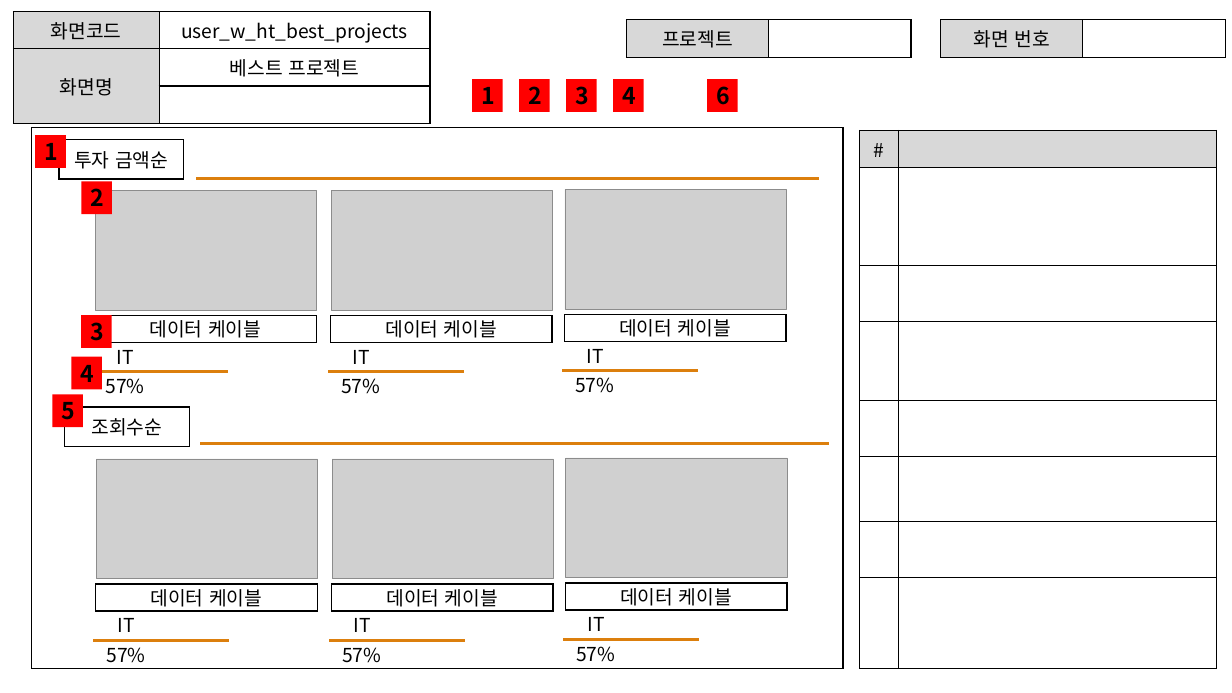
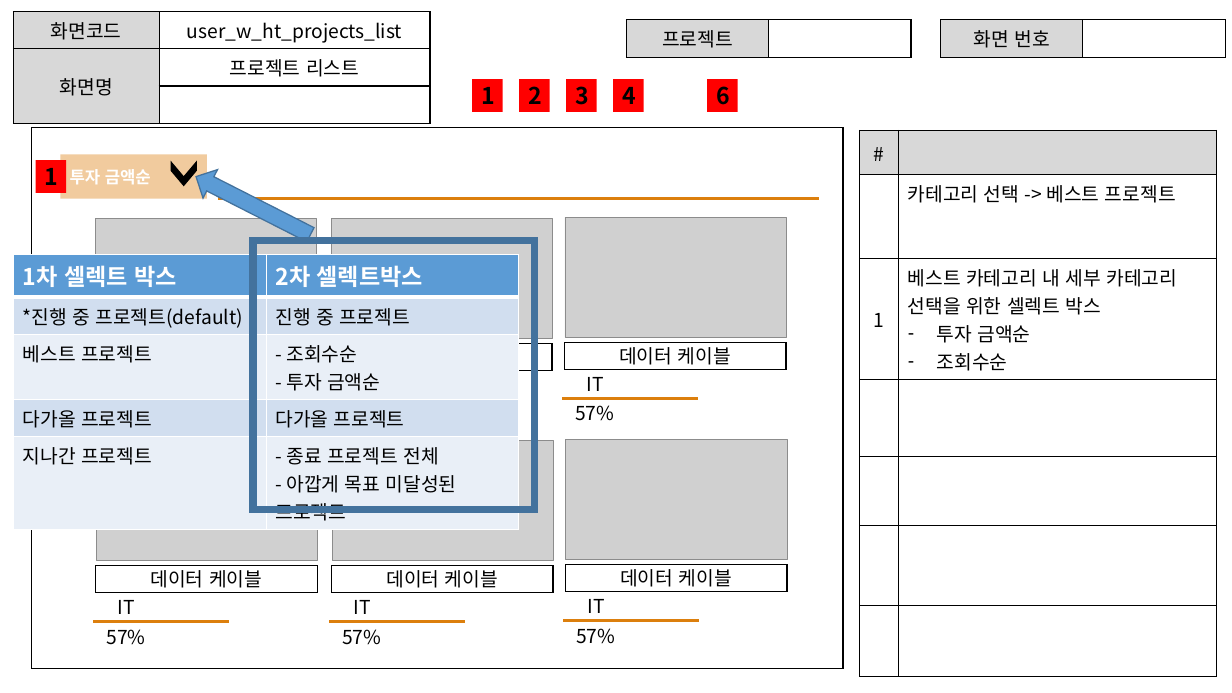
Before and after one commit to ezenteam2/EzenCrowdFunding, a slide deck: slide 6 of project03 화면설계서/project03 - 화면 설계서 - 현태.pptx (slide 10 before the commit). Drawn at 1232x693 pixels with LibreOffice and Linux fonts; fonts in the diff are those of the drawing; grey boxes stand for pictures. Boxes give left, top, right and bottom in pixels: in the first picture for what was removed or moved away, otherwise in the second. Text is boxed around its words. In the diff, an @@ line names an element or a change of style, - is before the commit and + after.

```diff
--- a/project03 화면설계서/project03 - 화면 설계서 - 현태.pptx
+++ b/project03 화면설계서/project03 - 화면 설계서 - 현태.pptx
@@ table at (x1=13, y1=12, x2=430, y2=109) @@
-row 1, column 2: user_w_ht_best_projects
+row 1, column 2: user_w_ht_projects_list
-row 2, column 2: 베스트 프로젝트
+row 2, column 2: 프로젝트 리스트
@@ table at (x1=860, y1=130, x2=1217, y2=668) @@
+row 2:  | 카테고리 선택 -> 베스트 프로젝트
+row 3: 1 | 베스트 카테고리 내 세부 카테고리 선택을 위한 셀렉트 박스 / 투자 금액순 / 조회수순
-row 6:  | 
-row 7:  | 
-row 8:  | 
@@ rectangle "투자 금액순" resized from (x1=59, y1=140, x2=184, y2=179) to (x1=60, y1=154, x2=206, y2=199) @@
@@ rectangle "투자 금액순" at (x1=60, y1=154, x2=206, y2=199): size 15 to 13 pt, text colour #000000 to #FFFFFF, bold on; alignment centre to left; fill #FFFFFF to #DC7F0D at 40% opacity; outline #000000 1 pt to none @@
@@ chevron added at (x1=171, y1=163, x2=196, y2=186), fill #000000, outline #000000 1 pt @@
@@ down arrow added at (x1=189, y1=162, x2=318, y2=249), fill #5B9BD5, outline #43739E 1 pt @@
@@ line moved from (196, 178) - (820, 178) to (218, 199) - (820, 199) @@
@@ table added at (x1=14, y1=254, x2=518, y2=525), 5 rows, 2 columns @@
+1차 셀렉트 박스 | 2차 셀렉트박스
+*진행 중 프로젝트(default) | 진행 중 프로젝트
+베스트 프로젝트 | - 조회수순 / - 투자 금액순
+다가올 프로젝트 | 다가올 프로젝트
+지나간 프로젝트 | - 종료 프로젝트 전체 / - 아깝게 목표 미달성된 프로젝트
@@ rectangle added at (x1=253, y1=240, x2=534, y2=509), outline #43739E 6 pt @@
@@ text in rectangle at (x1=385, y1=320, x2=497, y2=338): text removed @@
-데이터 케이블
@@ text in rectangle at (x1=117, y1=350, x2=134, y2=364): text removed @@
-IT
@@ 5 rectangles, 3 pictures, 1 text moved together from (x1=94, y1=189, x2=787, y2=394) to (x1=94, y1=217, x2=787, y2=423) @@
@@ 4 rectangles, 3 lines moved together from (x1=35, y1=135, x2=698, y2=372) to (x1=36, y1=160, x2=698, y2=399) @@
@@ group removed at (x1=53, y1=181, x2=829, y2=447): 5 rectangles, 1 line @@
-조회수순
-2
-3
-4
-5
@@ 6 rectangles, 3 pictures, 3 texts, 3 lines moved together from (x1=93, y1=458, x2=787, y2=664) to (x1=93, y1=440, x2=787, y2=645) @@
```
Also in this commit, not shown: 11 other slides changed, 1 slide added, 4 slides removed, 1 other file.
